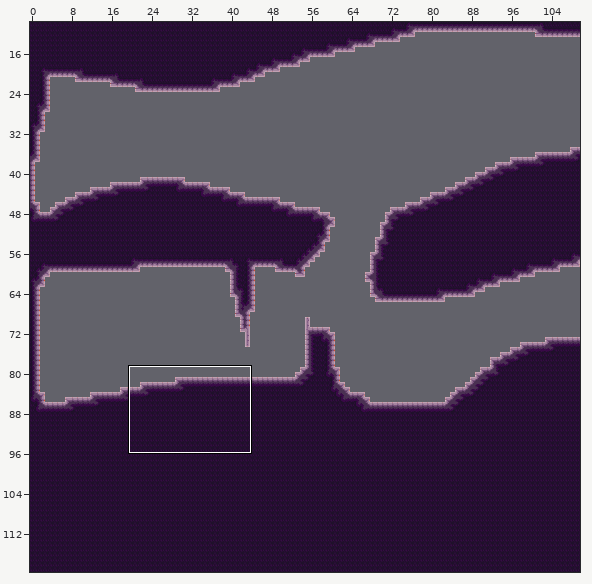
Two versions of a level (Tiled map, mapping_tools/level3.tmx). The picture above shows the old version from afar; the outline marks the close-up.
Close-up. Before the commit:
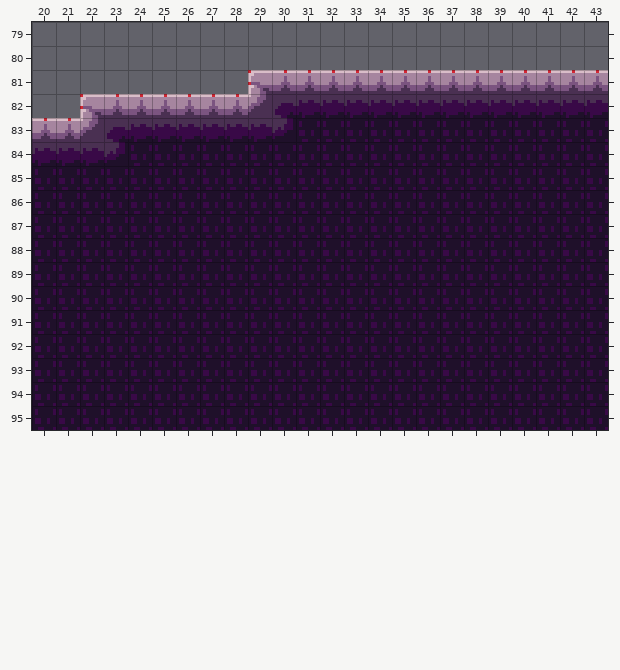
Cells are 8x8 px. Shown: x 20..43, y 79..95. The commit also changed other parts of the map, which this record leaves out.
After:
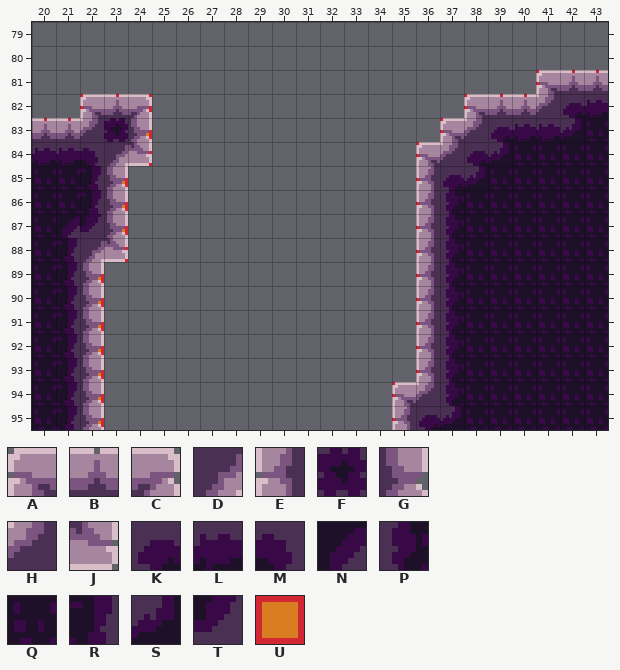
Key: from "stone": A 0, B 1, C 2, D 3, E 13, F 14, G 15, H 17, J 28, K 49, L 50, M 51, N 60, P 62, Q 63, R 64, S 74, T 77; from "tools": U 1.
_ is an empty cell, # one hidden under a higher layer.
What changed:
{"where": "layer \"draft\""}
{"y":81,"x":29,"old":"UUUUUUUUUUUU","new":"____________"}
{"y":82,"x":25,"old":"UUUU#########","new":"_____________"}
{"y":83,"x":25,"old":"############","new":"____________"}
{"y":84,"x":25,"old":"###########","new":"___________"}
{"y":85,"x":24,"old":"############","new":"____________"}
{"y":86,"x":24,"old":"############","new":"____________"}
{"y":87,"x":24,"old":"############","new":"____________"}
{"y":88,"x":24,"old":"############","new":"____________"}
{"y":89,"x":23,"old":"#############","new":"_____________"}
{"y":90,"x":23,"old":"#############","new":"_____________"}
{"y":91,"x":23,"old":"#############","new":"_____________"}
{"y":92,"x":23,"old":"#############","new":"_____________"}
{"y":93,"x":23,"old":"#############","new":"_____________"}
{"y":94,"x":23,"old":"############","new":"____________"}
{"y":95,"x":23,"old":"############","new":"____________"}
{"where": "layer \"map\""}
{"y":81,"x":29,"old":"ABBBBBBBBBBBB","new":"____________A"}
{"y":82,"x":24,"old":"BBBBBHKLLLLLLLLLLLL","new":"C_____________ABBHK"}
{"y":83,"x":23,"old":"KLLLLLLSQQQQQQQQQQQQ","new":"FG____________AHKLLS"}
{"y":84,"x":22,"old":"LSQQQQQQQQQQQQQQQQ","new":"MDJ___________AHKS"}
{"y":85,"x":22,"old":"QQQQQQQQQQQQQQQQQ","new":"RG____________EKS"}
{"y":86,"x":22,"old":"QQQQQQQQQQQQQQQQ","new":"RG____________EP"}
{"y":87,"x":21,"old":"QQQQQQQQQQQQQQQQQ","new":"NTG____________EP"}
{"y":88,"x":21,"old":"QQQQQQQQQQQQQQQQQ","new":"RDJ____________EP"}
{"y":89,"x":21,"old":"QQQQQQQQQQQQQQQQQ","new":"RG_____________EP"}
{"y":90,"x":21,"old":"QQQQQQQQQQQQQQQQQ","new":"RG_____________EP"}
{"y":91,"x":21,"old":"QQQQQQQQQQQQQQQQQ","new":"RG_____________EP"}
{"y":92,"x":21,"old":"QQQQQQQQQQQQQQQQQ","new":"RG_____________EP"}
{"y":93,"x":21,"old":"QQQQQQQQQQQQQQQQQ","new":"RG_____________EP"}
{"y":94,"x":21,"old":"QQQQQQQQQQQQQQQQQ","new":"RG____________AHP"}
{"y":95,"x":21,"old":"QQQQQQQQQQQQQQQQQ","new":"RG____________EKS"}
{"label":"changed","picture_box":[56,70,584,430]}
